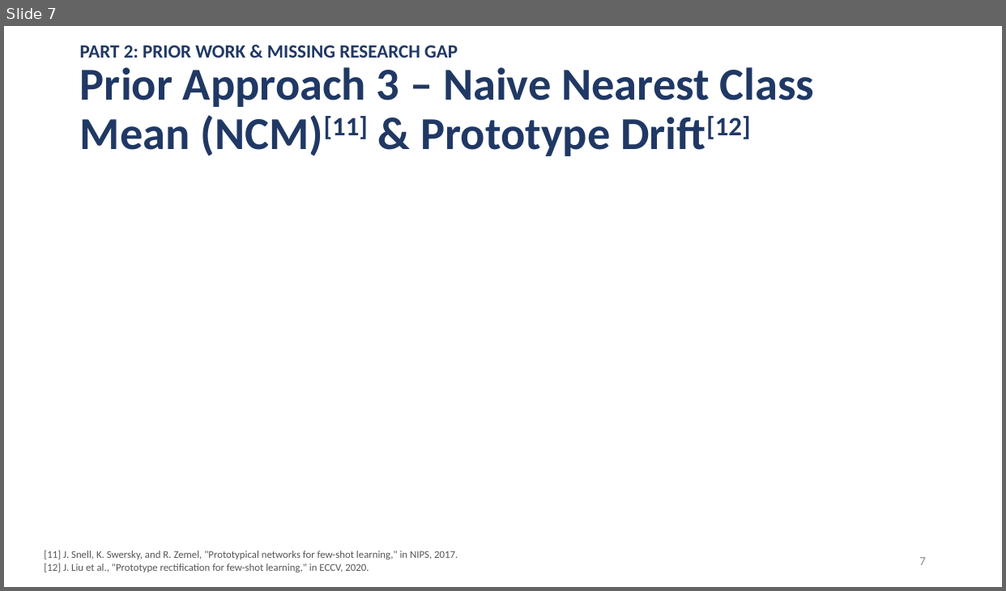
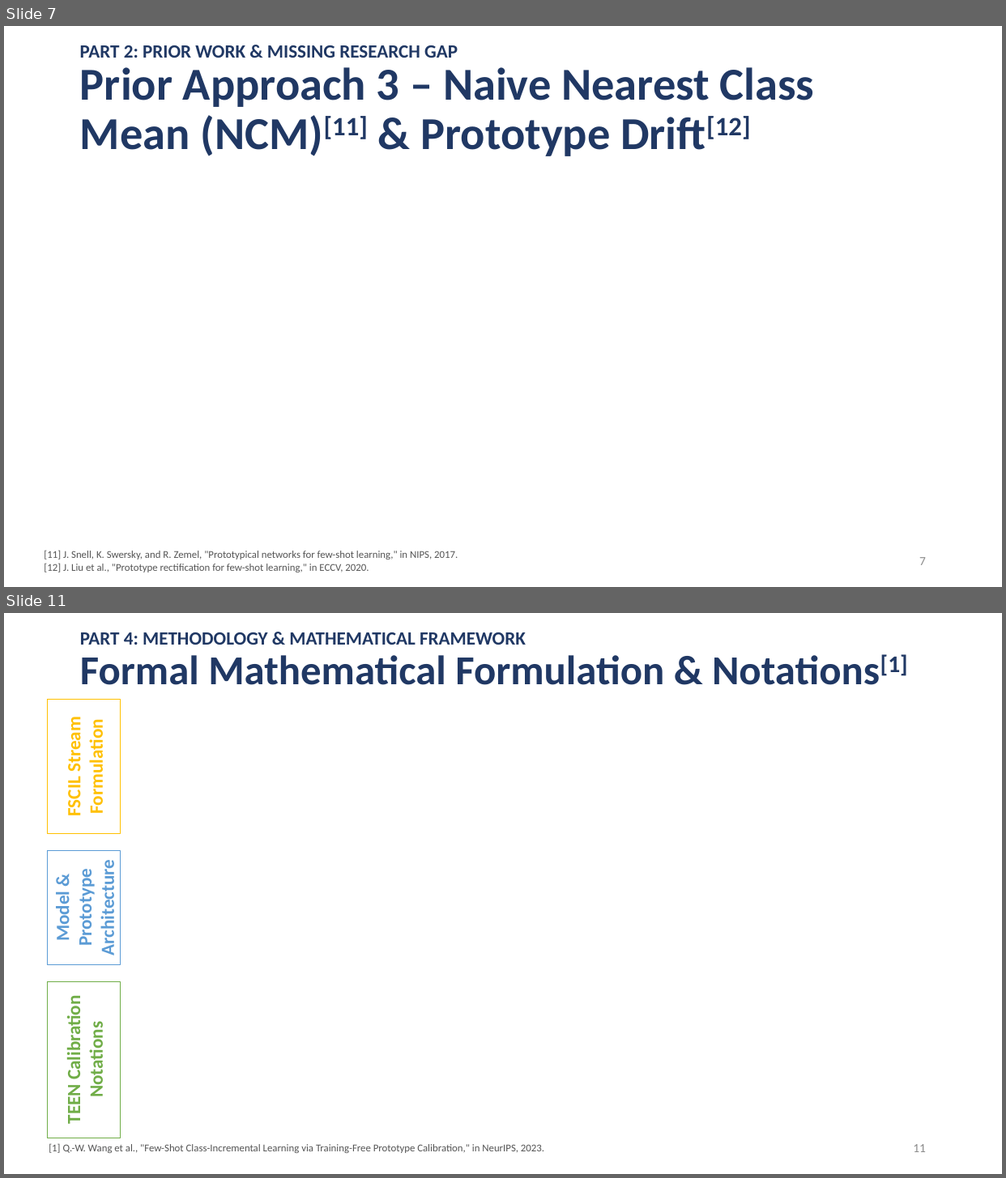
Before and after one commit to famevease/Intro2ML_Adopt-ML-paper, a slide deck: slides/presentation_v1.pptx. Shown one above the other, each under a label of ours: slide 7 before the commit, slides 7 and 11 after it; the slides between them are not shown. The pictures are 1006x591 and 1006x1178 pixels, drawn with LibreOffice and Linux fonts; fonts in the diff are those of the drawing; grey boxes stand for pictures. Boxes give left, top, right and bottom in pixels: in the first picture for what was removed or moved away, otherwise in the second. Text is boxed around its words. In the diff, an @@ line names an element or a change of style, - is before the commit and + after.

Commit message:
feat: add slide 11-13 and refine pipeline diagram

```diff
--- a/slides/presentation_v1.pptx
+++ b/slides/presentation_v1.pptx
@@ slide 11 added at bbox=[4, 613, 1002, 1174], background #FFFFFF @@
@@ text added at bbox=[80, 632, 526, 645], 18 pt, text #203864, bold @@
+PART 4: METHODOLOGY & MATHEMATICAL FRAMEWORK
@@ title added at bbox=[80, 654, 908, 685], 39.6 pt, text #203864, bold @@
+Formal Mathematical Formulation & Notations[1]
@@ rectangle added at bbox=[47, 700, 121, 833], outline #FFC000 0.75 pt, 18 pt, text #FFC000, bold @@
+FSCIL Stream Formulation
@@ rectangle added at bbox=[47, 850, 121, 965], outline #5B9BD5 0.75 pt, 18 pt, text #5B9BD5, bold @@
+Model & Prototype Architecture
@@ rectangle added at bbox=[48, 982, 121, 1138], outline #70AD47 0.75 pt, 18 pt, text #70AD47, bold @@
+TEEN Calibration Notations
@@ text added at bbox=[49, 1144, 544, 1153], 10 pt, text #555555 @@
+[1] Q.-W. Wang et al., "Few-Shot Class-Incremental Learning via Training-Free Prototype Calibration," in NeurIPS, 2023.
@@ page number added at bbox=[913, 1144, 926, 1152], 12 pt, text #8C8C8C @@
+11
```
Also in this commit, not shown: 3 slides changed, 3 other slides added, 4 other files.
